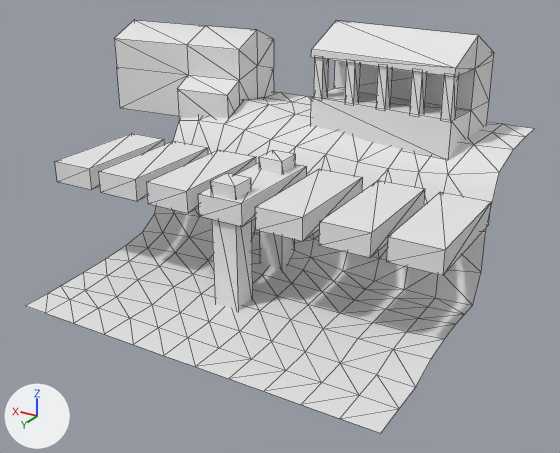
Two versions of the OBJ model Project_ThirdPerson/mge_v18_student_version/assets/ThirdPerson/models/Harbour_Middle_Right.obj, one commit apart.
Rendered twice from a camera (50 mm lens) standing at (-0.973, 1.675, 0.793) and looking at (0.023, 0.015, -0.037). The lights are fixed; the arrows at lower left show +X, +Y and +Z. Mesh edges are drawn as thin lines. Where no turn or scale is listed for an object, it has been applied to the vertices.

The first picture shows 'Harbour_Middle_Right'.
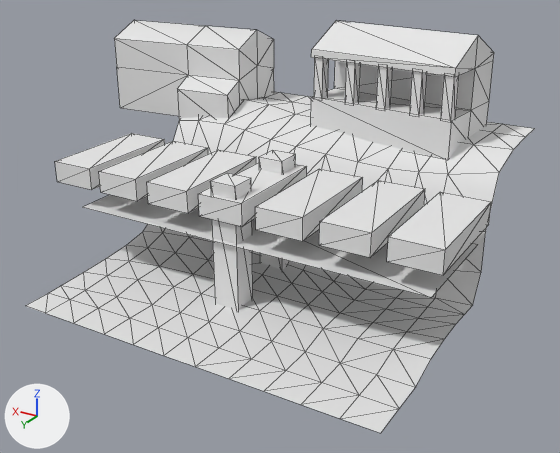
The edits, one by one:
me_harbour_middle_right has 333 vertices, 516 faces and spans x -0.521..0.791, y -0.5..0.5, z -0.204..0.457.
me_harbour_middle_right is used by ob_harbour_middle_right; location (0.0, 0.0, 0.0).
Verts and faces of me_harbour_middle_right; kept vertices keep their numbers, new ones are numbered from 333.
Part 1, on me_harbour_middle_right:
New vertex 333 is at (-0.5, -0.047, 0.008), pixel (477, 244).
New vertex 334 is at (0.5, -0.047, 0.008).
New vertex 335 is at (-0.5, 0.266, 0.008), pixel (431, 297).
New vertex 336 is at (0.5, 0.266, 0.008), pixel (82, 207).
New faces: (333, 334, 335), (334, 336, 335).

What differs and where, as boxes (x1, y1, x2, y2) in the pictures (560 x 453 px):
part 1 of me_harbour_middle_right, added
    after: (84, 195, 477, 297)
